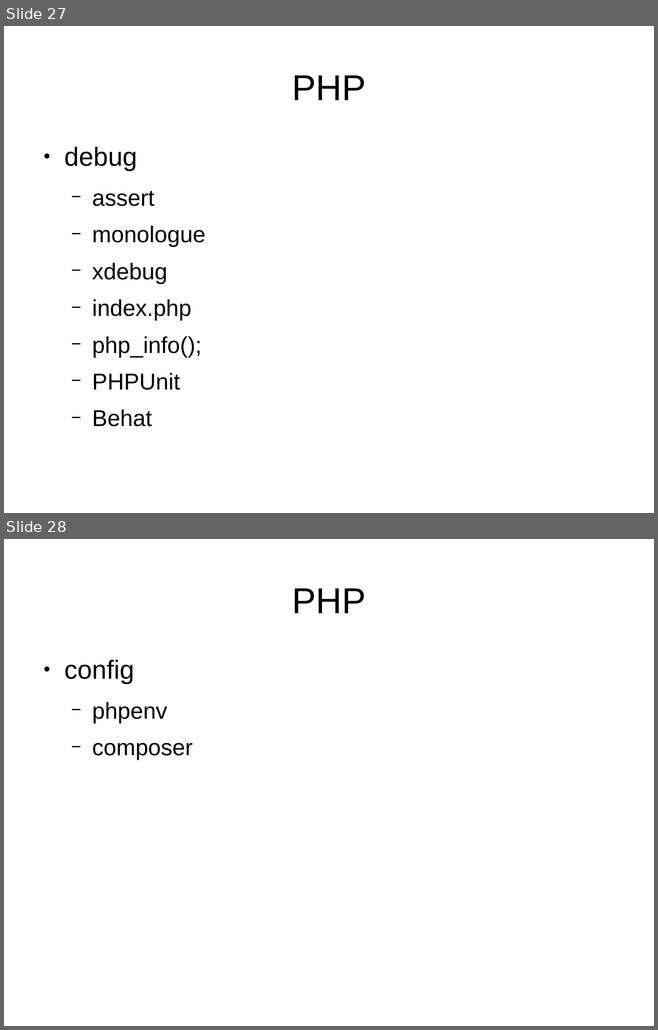
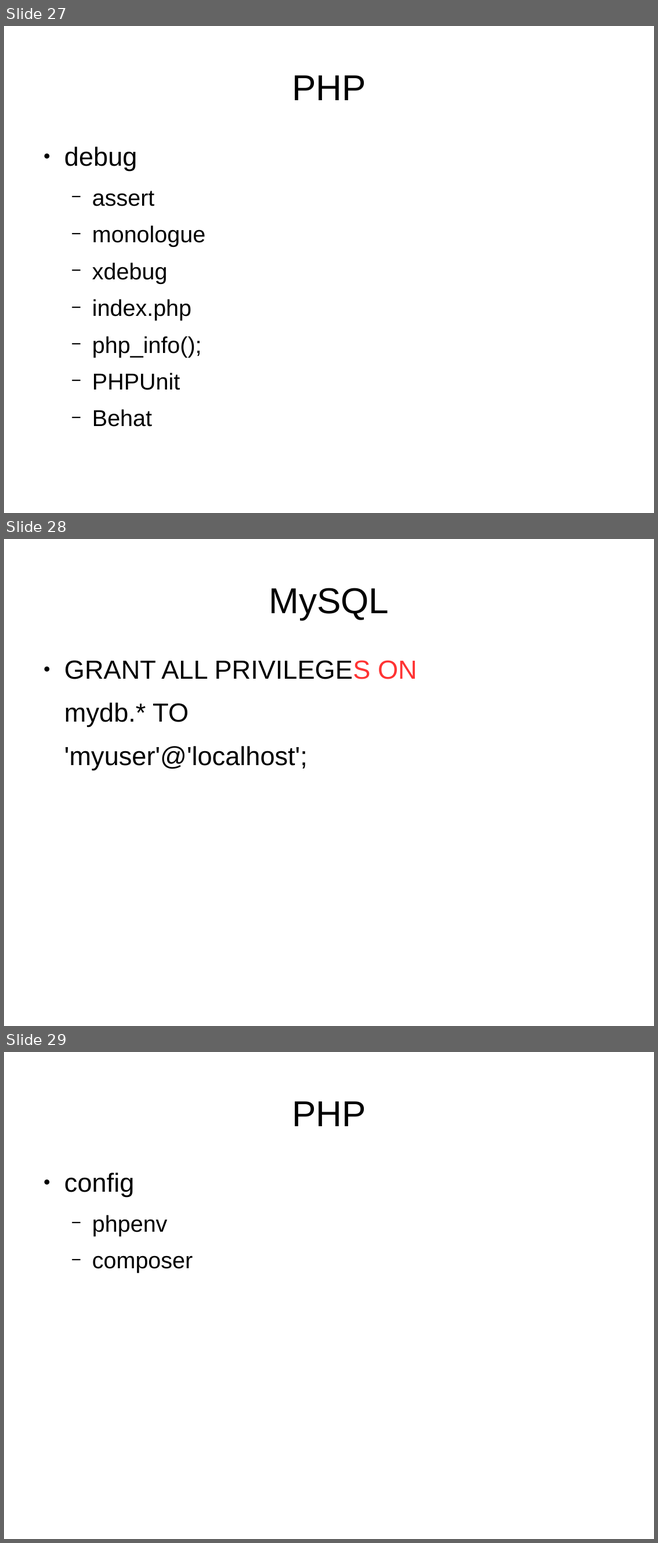
Before and after one commit to sallop/til, a slide deck: LAMP入門.odp. Shown one above the other, each under a label of ours: slides 27 and 28 before the commit, slides 27, 28 and 29 after it. The pictures are 658x1030 and 658x1543 pixels, drawn with LibreOffice and Linux fonts; fonts in the diff are those of the drawing. Boxes give left, top, right and bottom in pixels: in the first picture for what was removed or moved away, otherwise in the second. Text is boxed around its words. In the diff, an @@ line names an element or a change of style, - is before the commit and + after.

```diff
--- a/LAMP入門.odp
+++ b/LAMP入門.odp
@@ slide 28 added at (x1=4, y1=539, x2=654, y2=1026), background #FFFFFF @@
@@ title added at (x1=268, y1=588, x2=389, y2=620), 44 pt, text #000000 @@
+MySQL
@@ text added at (x1=64, y1=660, x2=417, y2=770), 32 pt, text #000000 @@
+● GRANT ALL PRIVILEGES ON
+mydb.* TO
+'myuser'@'localhost';
@@ what was slide 28 is now slide 29 @@
```
Also in this commit, not shown: 1 other slide added, 1 slide removed, 4 other files.
